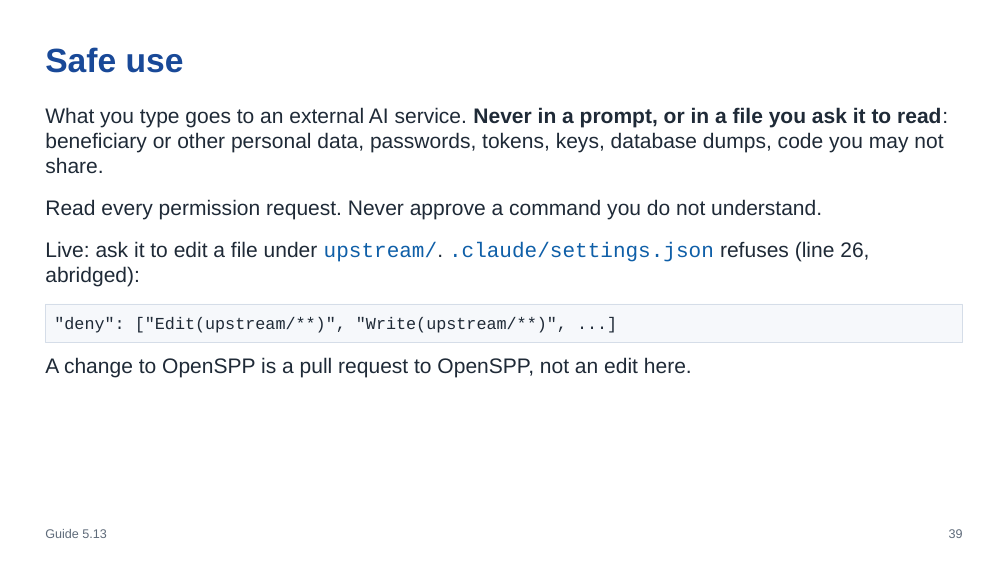
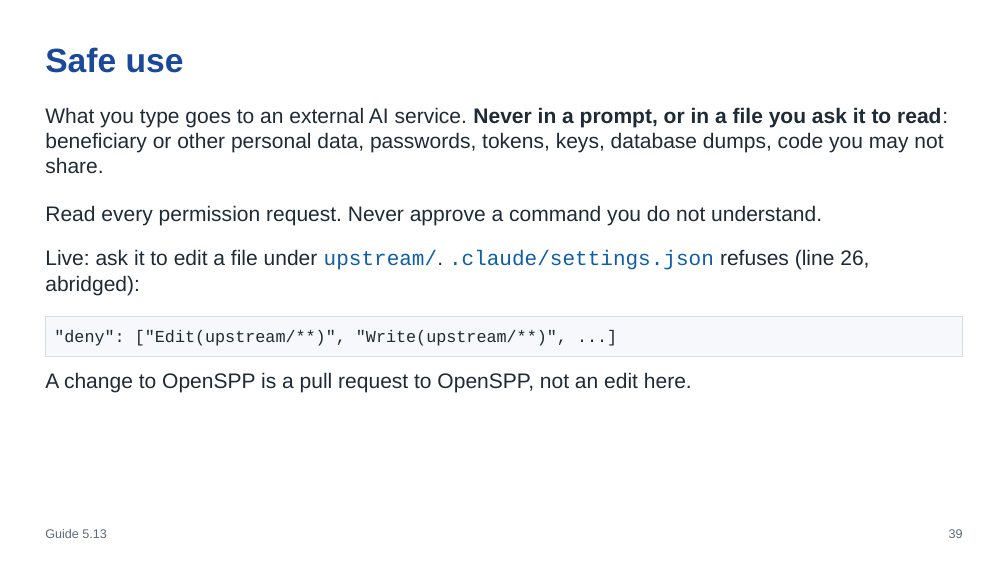
Before and after one commit to pithtech/OpenSPP-Template, a slide deck: slide 39 of training/module5/slides.pptx. Drawn at 1008x567 pixels with LibreOffice and Linux fonts; fonts in the diff are those of the drawing. Boxes give left, top, right and bottom in pixels: in the first picture for what was removed or moved away, otherwise in the second. Text is boxed around its words. In the diff, an @@ line names an element or a change of style, - is before the commit and + after.

```diff
--- a/training/module5/slides.pptx
+++ b/training/module5/slides.pptx
@@ text "Live: ask it to edit ...": place and size @@
-text "Live: ask it to edit ..." at bbox=[45, 241, 869, 287]
+text "Live: ask it to edit ..." at bbox=[45, 249, 869, 295]
@@ rectangle ""deny": ["Edit(upstream/**)", "Write(upstream/**)", ...]": place and size @@
-rectangle ""deny": ["Edit(upstream/**)", "Write(upstream/**)", ...]" at bbox=[45, 304, 963, 343]
+rectangle ""deny": ["Edit(upstream/**)", "Write(upstream/**)", ...]" at bbox=[45, 317, 963, 357]
@@ rectangle ""deny": ["Edit(upstream/**)", "Write(upstream/**)", ...]" at bbox=[45, 317, 963, 357]: line spacing 19.2pt to 1 @@
@@ line spacing 24pt to 1 in 3 elements at bbox=[45, 205, 822, 226], bbox=[45, 249, 869, 295], bbox=[45, 372, 692, 392] @@
@@ text "A change to OpenSPP is ...": place and size @@
-text "A change to OpenSPP is ..." at bbox=[45, 357, 692, 378]
+text "A change to OpenSPP is ..." at bbox=[45, 372, 692, 392]
```
Also in this commit, not shown: 39 other slides changed, 12 other files.
